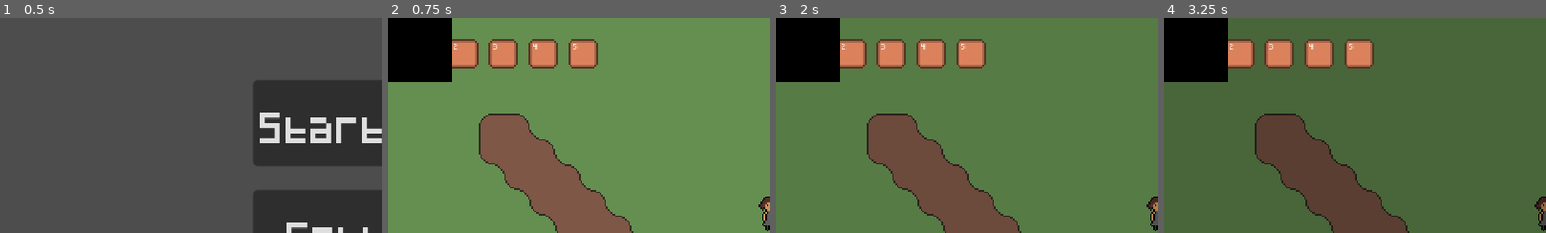
Above: before the commit, frames 1-4 (left to right).
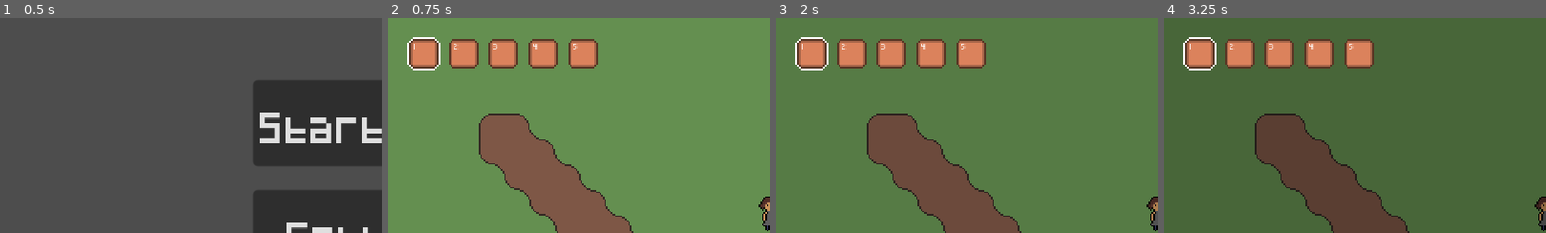
Above: after the commit, the same moments.

Repository: StormLight14/nightfall-mirror
Game: Godot game, scene res://menus/main/main_menu.tscn
Two runs of this game, one before a commit and one after it. Both use one fixed random seed, a clock stepped at 60 frames per second and the inputs below.
Inputs:
- Up to frame 1 (0.5 s): no input
- Up to frame 2 (0.75 s): click "Start Game" at 0.5 s
- Up to frame 3 (2 s): click "1" at 1.25 s
- Up to frame 4 (3.25 s): click "2" at 2 s; click "3" at 2.75 s
The pictures show only the part of the screen within x 0-50%, y 0-50%; the shares and areas given below are measured in that part.

Frame 1 is identical in both runs. In frame 2, 5.0% of the frame differs, in the area x 0-17%, y 0-30%; in frame 3, 5.0%; in frame 4, 5.0%.
Error before the commit: Parse Error: Expected indented block after function declaration. (res://entities/player/player.gd:117)
Error after the commit: Invalid access to property or key '<null>' on a base object of type 'Array'. (res://ui/inventory/inventory_slot.gd:46)

Commit message:
Fade's ColorRect covers entire screen, ignores mouse

Diff:
--- a/entities/player/player.gd
+++ b/entities/player/player.gd
@@ -116,3 +116,4 @@
 
 func _on_hurtbox_area_area_entered(area: Area2D) -> void:
 	# player dies
+	Fade.fade_out()
--- a/globals/Fade.tscn
+++ b/globals/Fade.tscn
@@ -63,8 +63,12 @@
 }
 
 [node name="ColorRect" type="ColorRect" parent="."]
-offset_right = 40.0
-offset_bottom = 40.0
+anchors_preset = 15
+anchor_right = 1.0
+anchor_bottom = 1.0
+grow_horizontal = 2
+grow_vertical = 2
+mouse_filter = 2
 color = Color(0, 0, 0, 0)
 
 [connection signal="animation_finished" from="AnimationPlayer" to="." method="_on_animation_player_animation_finished"]
--- a/scenes/main/island.tscn
+++ b/scenes/main/island.tscn
@@ -285,12 +285,12 @@
 
 [node name="LevelLighting" type="CanvasModulate" parent="."]
 unique_name_in_owner = true
-color = Color(0.501961, 0.501961, 0.501961, 1)
+color = Color(0, 0, 0, 1)
 
 [node name="Sun" type="DirectionalLight2D" parent="."]
 unique_name_in_owner = true
 rotation = -0.897099
-energy = 0.5
+energy = 0.0
 shadow_filter = 1
 
 [node name="Tilesets" type="Node2D" parent="."]
@@ -320,9 +320,6 @@
 unique_name_in_owner = true
 position = Vector2(7, 11)
 
-[node name="NightLight" parent="Objects/Player" index="0"]
-energy = 0.0
-
 [node name="Hotbar" parent="Objects/Player/GameUI" index="1"]
 offset_left = 0.0
 offset_top = 0.0
@@ -378,13 +375,6 @@
 [node name="Stalker" parent="." instance=ExtResource("8_pm560")]
 position = Vector2(240, 176)
 
-[node name="CanvasLayer" type="CanvasLayer" parent="."]
-
-[node name="ColorRect" type="ColorRect" parent="CanvasLayer"]
-offset_right = 40.0
-offset_bottom = 40.0
-color = Color(0, 0, 0, 1)
-
 [connection signal="animation_finished" from="AnimationPlayer" to="." method="_on_animation_player_animation_finished"]
 [connection signal="timeout" from="NightTimer" to="." method="_on_night_timer_timeout"]
 [connection signal="timeout" from="DayTimer" to="." method="_on_day_timer_timeout"]
